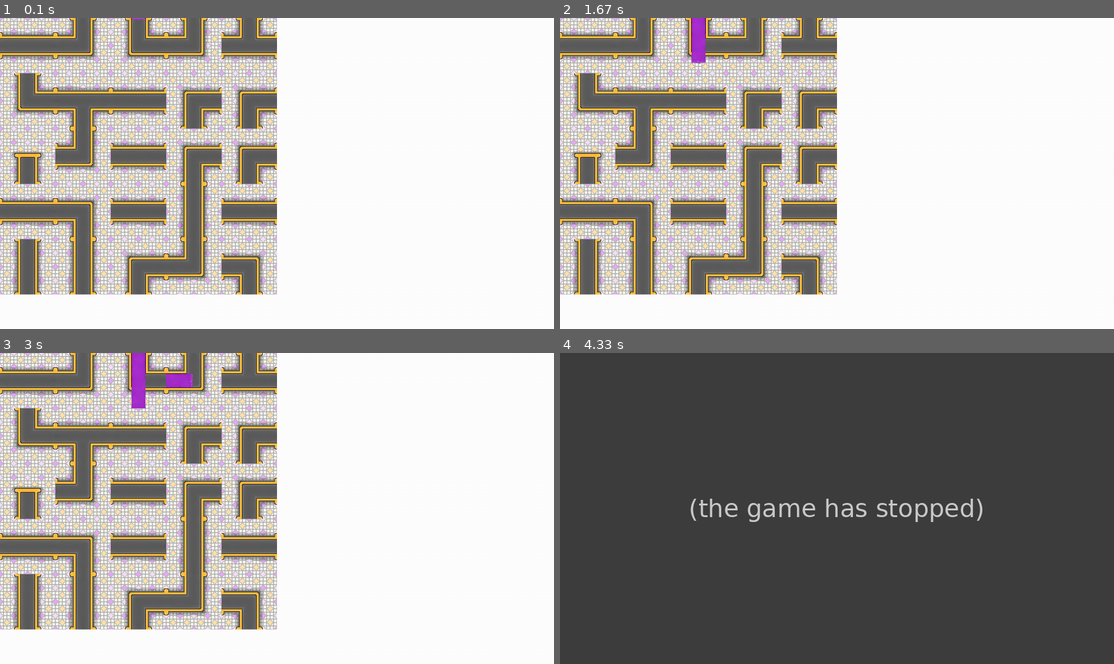
Above: before the commit, frames 1-4 (two rows, left to right).
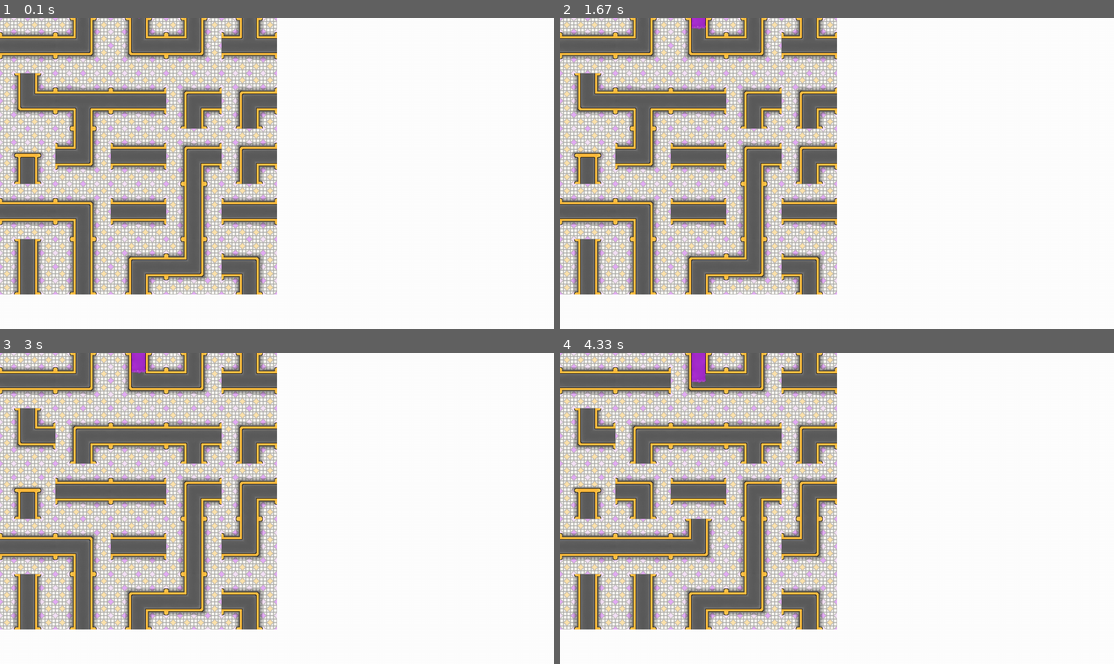
Above: after the commit, the same moments.

Repository: FinnStokes/endless-flow
Game: pygame game, started from src/main.py
Two runs of this game, one before a commit and one after it. Both use one fixed random seed, a clock stepped at 60 frames per second and the inputs below. The source is Python 2; it was converted automatically to run under Python 3.
Inputs (mouse positions are in pixels of both pictures, inside the frame that each line leads up to):
- Up to frame 1 (0.1 s): no input
- Up to frame 2 (1.67 s): click (814, 185) at 0.38 s; click (704, 176) at 0.72 s; click (665, 245) at 1.05 s; right-click (704, 111) at 1.38 s
- Up to frame 3 (3 s): click (77, 499) at 1.72 s; click (277, 545) at 2.05 s; click (199, 443) at 2.38 s; click (66, 440) at 2.72 s
- Up to frame 4 (4.33 s): click (654, 539) at 3.05 s; click (665, 468) at 3.38 s; click (670, 402) at 3.72 s; click (704, 561) at 4.05 s

The runs differ from the first frame. In frame 1, less than 0.1% of the frame differs, in the area x 23-27%, y 0-1%; in frame 2, 0.3%; in frame 3, 2.3%; in frame 4, 99%, in the area x 0-100%, y 0-100%.
Before the commit the program exited at 4 s; later frames show no game.

Commit message:
Implemented user switching pipes with mouse.

Diff:
--- a/src/level.py
+++ b/src/level.py
@@ -206,6 +206,11 @@
         self.width = width
         self.height = height
         self.failed = False
+        self.screenrect = pygame.Rect((0, 0),
+                                      (width * TILESIZE, height * TILESIZE))
+        self.rect = self.screenrect.copy()
+        self.mouseselect = None
+        self.mouseframe = resources.load_png('img/SelectorPanel.png')
 
     def random_tile(self):
         total = sum(t.frequency for t in self.tileset)
@@ -215,10 +220,52 @@
             if r <= 0:
                 return t
 
-    def draw(self, surface, rect):
+    def draw(self, surface):
         for c in itertools.chain(*self.cells):
             c.draw(self.surf)
-        surface.blit(self.surf, rect)
+        if self.mouseselect is not None:
+            self.surf.blit(self.mouseframe, self.mouseselect.rect)
+        surface.blit(self.surf, self.screenrect, self.rect)
+
+    def click(self, pos, button):
+        if button == 1:
+            if self.screenrect.collidepoint(pos):
+                pos = tuple(
+                    p - o + r for p, o, r in
+                    zip(pos, self.screenrect.topleft, self.rect.topleft)
+                )
+                for c in itertools.chain(*self.cells):
+                    if c.rect.collidepoint(pos) and max(c.fill) == 0.0:
+                        if self.mouseselect is None:
+                            self.mouseselect = c
+                        else:
+                            if max(self.mouseselect.fill) == 0.0:
+                                x = self.mouseselect.x
+                                y = self.mouseselect.y
+                                self.cells[x][y] = c
+                                self.cells[c.x][c.y] = self.mouseselect
+                                self.mouseselect.rect.topleft = (
+                                    c.x * TILESIZE,
+                                    c.y * TILESIZE,
+                                )
+                                self.mouseselect.x = c.x
+                                self.mouseselect.y = c.y
+                                c.rect.topleft = (
+                                    x * TILESIZE,
+                                    y * TILESIZE,
+                                )
+                                c.x = x
+                                c.y = y
+                            self.mouseselect = None
+                        break
+        elif button == 3:
+            self.mouseselect = None
+
+    def update(self, dt):
+        if self.cells[2][0].flow(Tile.TOP, dt * 16) > 0.0:
+            self.failed = True
+        if self.mouseselect is not None and max(self.mouseselect.fill) > 0.0:
+            self.mouseselect = None
 
     def get_from(self, cell, direction):
         if direction == Tile.TOP:
--- a/src/main.py
+++ b/src/main.py
@@ -52,15 +52,16 @@
                     show_fps = not show_fps
                     if show_fps:
                         frame_times = collections.deque(maxlen=50)
+            elif event.type == pygame.MOUSEBUTTONDOWN:
+                l.click(event.pos, event.button)
 
-        overflow = l.cells[2][0].flow(level.Tile.TOP, dt * 64)
-        print(overflow)
+        l.update(dt)
         if l.failed:
             print("You lasted {:0.1f} seconds!".format(time))
             quit = True
 
         screen.blit(background, (0, 0))
-        l.draw(screen, (0, 0))
+        l.draw(screen)
         if (show_fps):
             frame_times.append(dt)
             fps = len(frame_times) / sum(frame_times)
